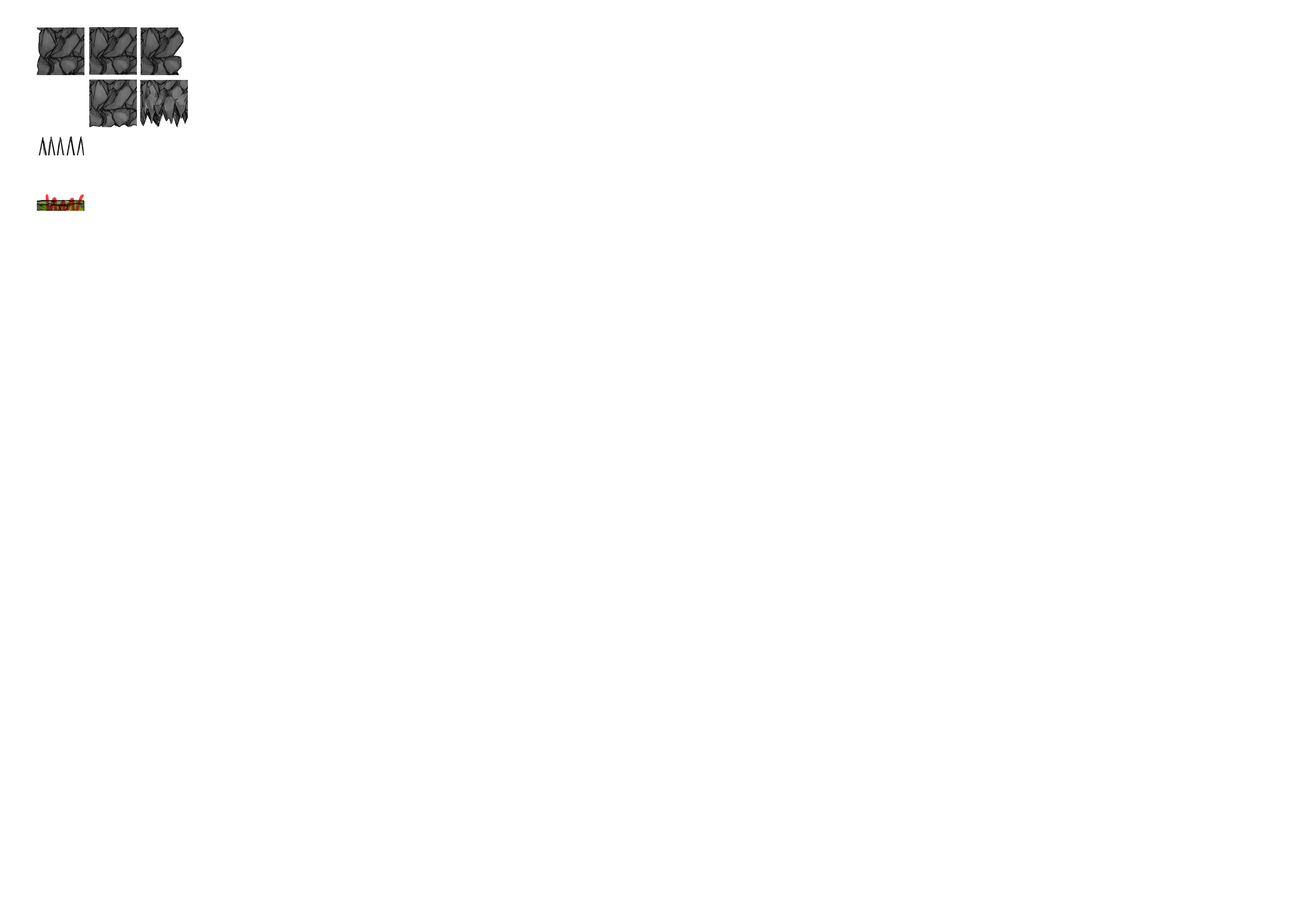
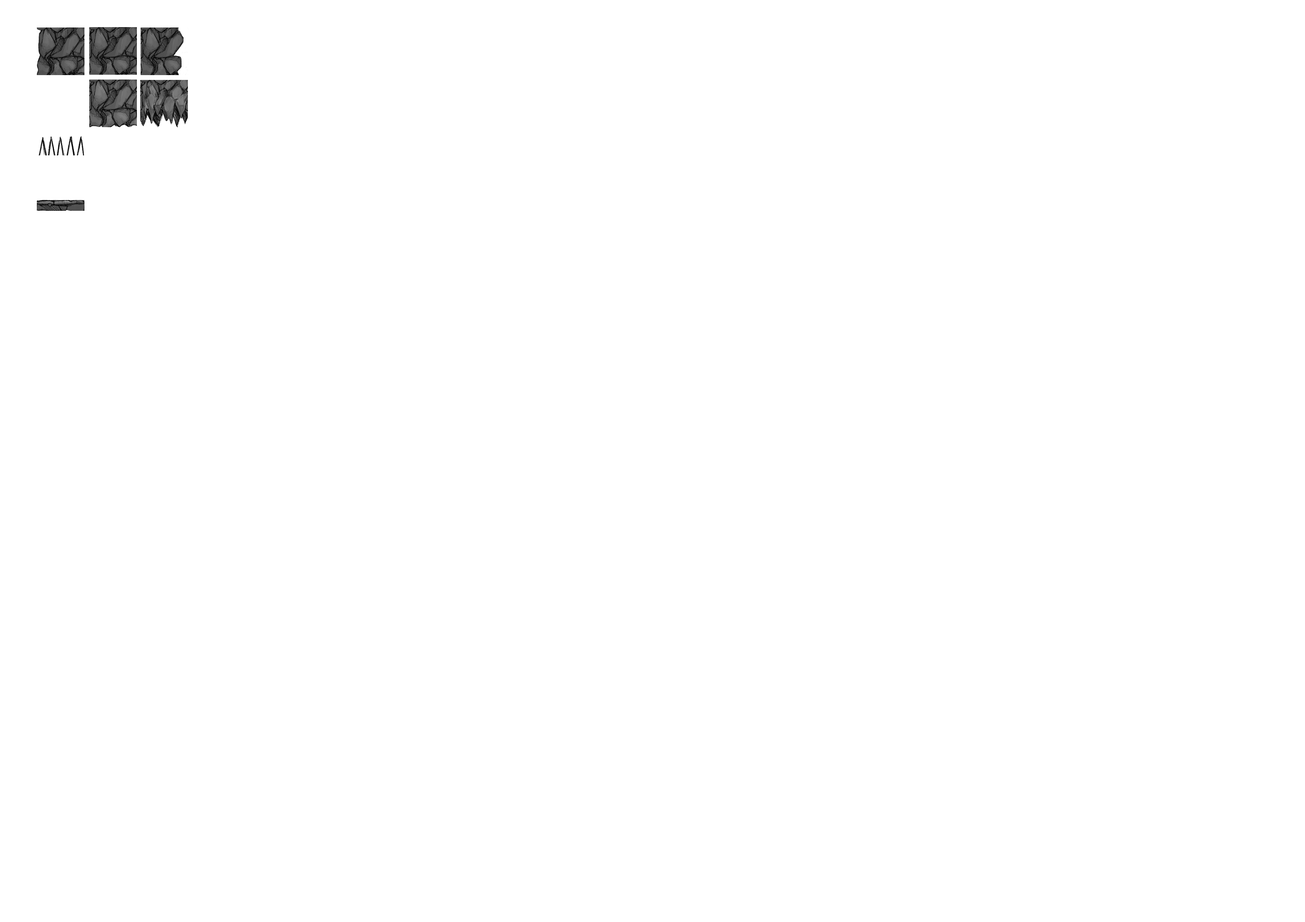
Layers edited between the first and the second w=1305, h=922 image:
painted on "tile baldosa base 1" over [36, 193, 85, 211]
